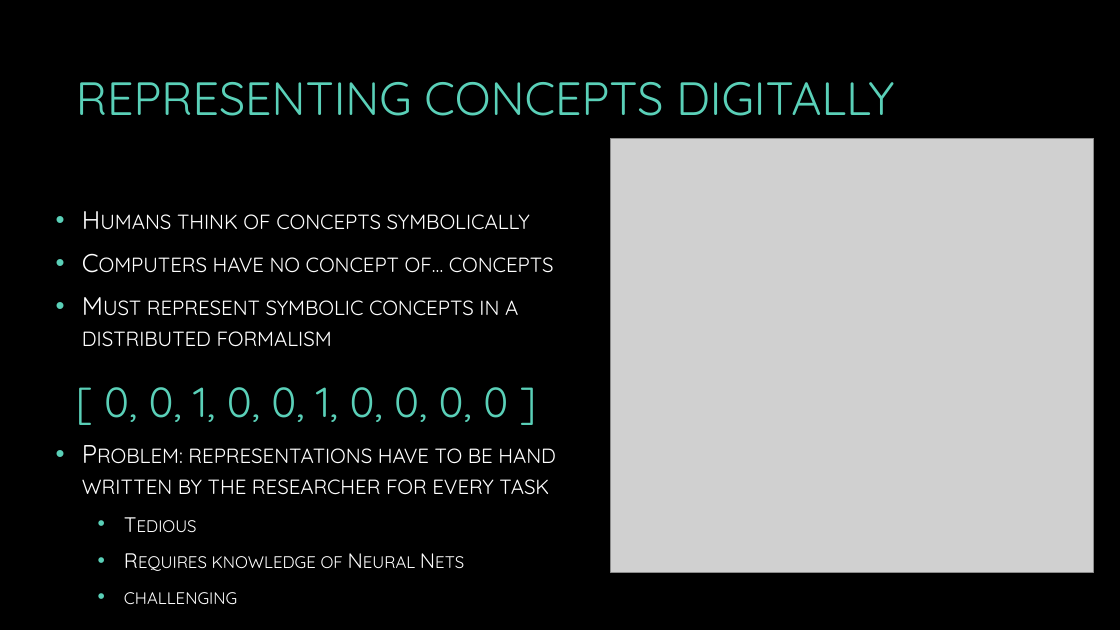
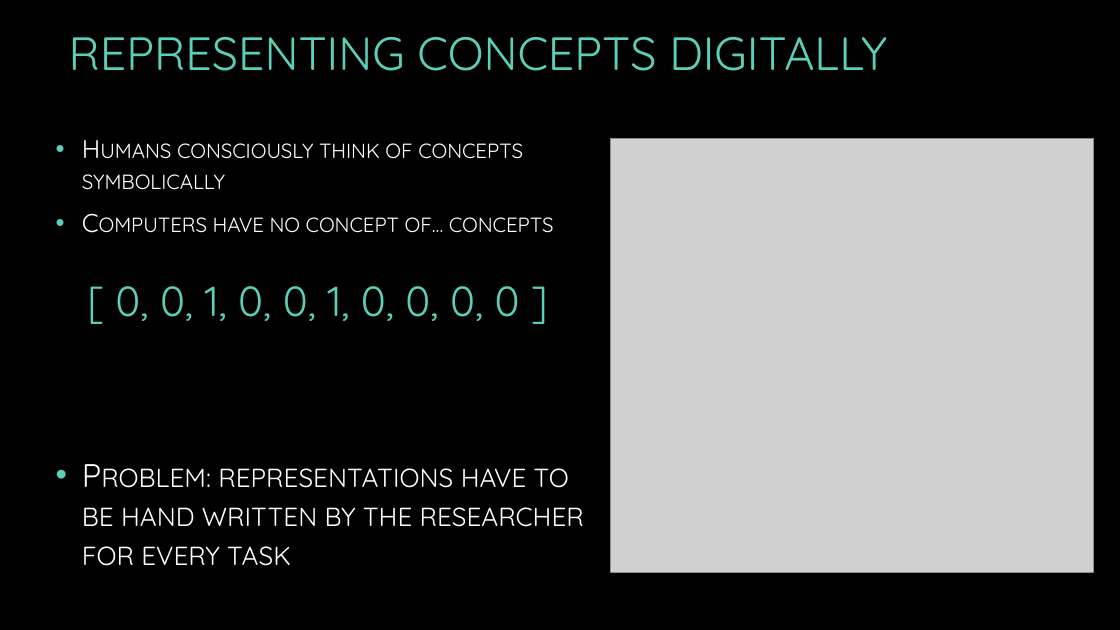
Before and after one commit to G-Dubois/Holographic-Reduced-Representations-for-Working-Memory-Concept-Encoding, a slide deck: slide 4 of HRRfWMCE.pptx (slide 5 before the commit). Drawn at 1120x630 pixels with LibreOffice and Linux fonts; fonts in the diff are those of the drawing; grey boxes stand for pictures; background and template pictures are left out. Boxes give left, top, right and bottom in pixels: in the first picture for what was removed or moved away, otherwise in the second. Text is boxed around its words. In the diff, an @@ line names an element or a change of style, - is before the commit and + after.

Commit message:
Updated powerpoint

```diff
--- a/HRRfWMCE.pptx
+++ b/HRRfWMCE.pptx
@@ text "REPRESENTING CONCEPTS DIGITALLY" moved from (x1=76, y1=82, x2=894, y2=116) to (x1=69, y1=37, x2=887, y2=71) @@
@@ text "Humans consciously think of concepts ..." moved from (x1=82, y1=214, x2=554, y2=347) to (x1=82, y1=143, x2=554, y2=233) @@
@@ text at (x1=82, y1=143, x2=523, y2=190): text changed @@
-• Humans think of concepts symbolically
+• Humans consciously think of concepts symbolically
@@ text "[ 0, 0, 1, 0, ..." moved from (x1=104, y1=387, x2=508, y2=422) to (x1=115, y1=286, x2=520, y2=321) @@
@@ text at (x1=82, y1=300, x2=518, y2=347): paragraph removed @@
-• Must represent symbolic concepts in a distributed formalism
@@ text "Problem: representations have to be ..." moved from (x1=82, y1=448, x2=556, y2=604) to (x1=82, y1=468, x2=584, y2=566) @@
@@ text "Problem: representations have to be ..." at (x1=82, y1=468, x2=584, y2=566): size 22 to 28 pt; more space between paragraphs @@
@@ text at (x1=124, y1=556, x2=343, y2=604): paragraphs removed @@
-  • Tedious
-  • Requires knowledge of Neural Nets
-  • challenging
```
Also in this commit, not shown: 3 other slides changed, 3 slides added, 2 slides removed, 1 other file.
